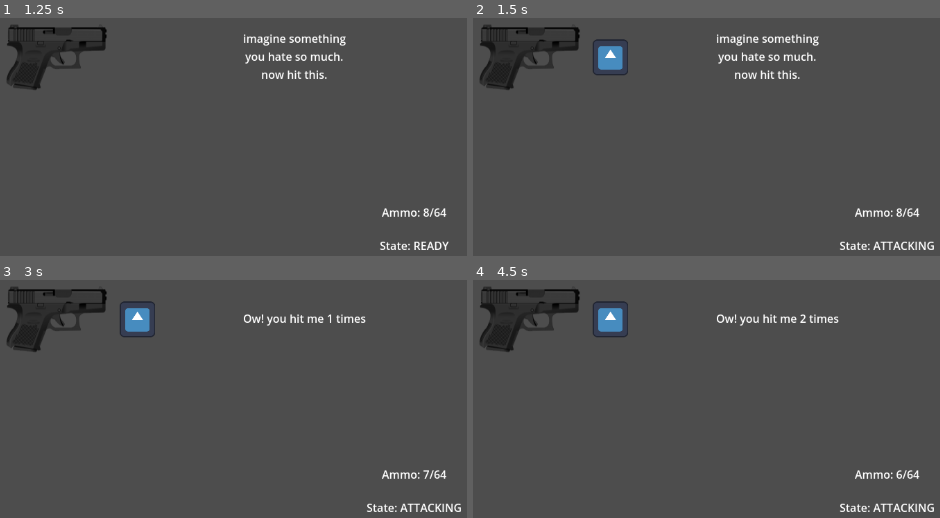
Above: before the commit, frames 1-4 (two rows, left to right).
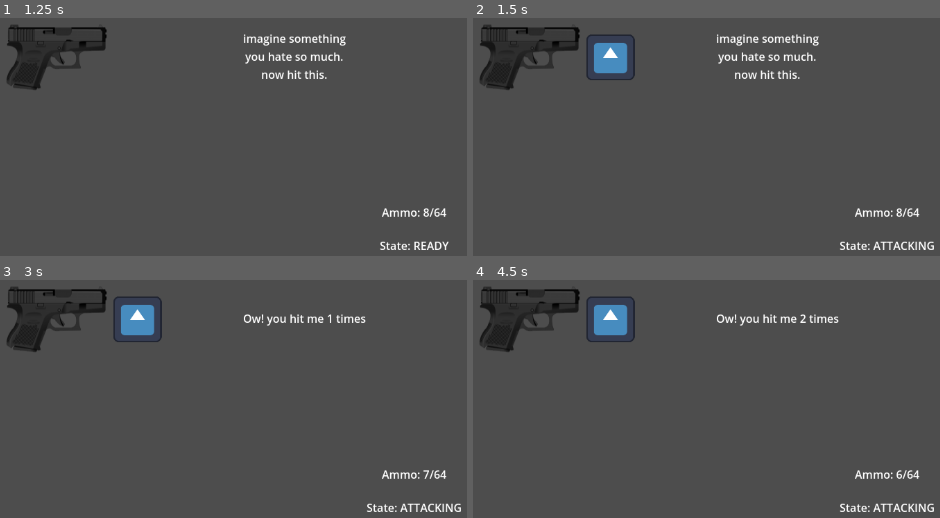
Above: after the commit, the same moments.

Repository: Sparrowworks/Vanguard
Game: Godot game, scene res://test_scene/test_ranged/test_ranged.tscn
Same seed, same stepped clock (60 frames per second), same inputs: the game is played once before the commit and once after it. This scene is started directly instead of the project's main scene. The engine's default icon, where the game draws it, is replaced by a stand-in: a white triangle on a blue panel in a dark square.
Inputs (mouse positions are in pixels of both pictures, inside the frame that each line leads up to):
- Up to frame 1 (1.25 s): tap Enter at 0.5 s; move the mouse to (247, 29) at 0.52 s; tap E (equip) at 0.6 s
- Up to frame 2 (1.5 s): tap Space at 1.25 s; move the mouse to (outside the picture) at 1.27 s; click (outside the picture) at 1.35 s
- Up to frame 3 (3 s): tap Enter at 2 s; move the mouse to (outside the picture) at 2.02 s; tap E (equip) at 2.1 s; tap Space at 2.75 s; move the mouse to (32, 403) at 2.77 s; click (32, 403) at 2.85 s
- Up to frame 4 (4.5 s): tap Enter at 3.5 s; move the mouse to (785, 382) at 3.52 s; tap E (equip) at 3.6 s; tap Space at 4.25 s; move the mouse to (outside the picture) at 4.27 s; click (outside the picture) at 4.35 s

Frame 1 is identical in both runs. In frame 2, 0.8% of the frame differs, in the area x 24-35%, y 7-27%; in frame 3, 0.8%; in frame 4, 0.8%.

Commit message:
projectile inheritance

Diff:
--- a/blueprints/projectile/projectile.tscn
+++ b/blueprints/projectile/projectile.tscn
@@ -4,11 +4,13 @@
 [ext_resource type="Texture2D" uid="uid://7gul8j33i6ft" path="res://icon.svg" id="2_kov32"]
 
 [sub_resource type="RectangleShape2D" id="RectangleShape2D_tkips"]
+size = Vector2(127, 129.5)
 
 [node name="Projectile" type="Area2D"]
 script = ExtResource("1_hwnxt")
 
 [node name="CollisionShape2D" type="CollisionShape2D" parent="."]
+position = Vector2(0, -0.25)
 shape = SubResource("RectangleShape2D_tkips")
 
 [node name="Sprite2D" type="Sprite2D" parent="."]
--- a/weapons/pistol/emissions/fast_pistol_bullet.tscn
+++ b/weapons/pistol/emissions/fast_pistol_bullet.tscn
@@ -1,19 +1,7 @@
-[gd_scene load_steps=3 format=3 uid="uid://dbiichedux50"]
+[gd_scene load_steps=2 format=3 uid="uid://dbiichedux50"]
 
-[ext_resource type="Script" uid="uid://dh1xlqypp0cfv" path="res://weapons/pistol/emissions/pistol_bullet.gd" id="1_02655"]
+[ext_resource type="PackedScene" uid="uid://cp6ask5xmce30" path="res://blueprints/projectile/projectile.tscn" id="1_7v81a"]
 
-[sub_resource type="CapsuleShape2D" id="CapsuleShape2D_f6qaq"]
-
-[node name="Bullet" type="Area2D"]
-script = ExtResource("1_02655")
+[node name="Fast Pistol bullet" instance=ExtResource("1_7v81a")]
 accuracy = 100.0
 speed = 1000
-
-[node name="CollisionShape2D" type="CollisionShape2D" parent="."]
-shape = SubResource("CapsuleShape2D_f6qaq")
-
-[node name="Timer" type="Timer" parent="."]
-one_shot = true
-
-[connection signal="area_entered" from="." to="." method="_on_area_entered"]
-[connection signal="body_entered" from="." to="." method="_on_body_entered"]
--- a/weapons/pistol/emissions/pistol_bullet.gd
+++ /dev/null
@@ -1,7 +0,0 @@
-extends Projectile
-
-func _on_area_entered(_area: Area2D) -> void:
-	queue_free()
-
-func _on_body_entered(_body: Node2D) -> void:
-	queue_free()
--- a/weapons/pistol/emissions/pistol_bullet.tscn
+++ b/weapons/pistol/emissions/pistol_bullet.tscn
@@ -1,27 +1,14 @@
-[gd_scene load_steps=4 format=3 uid="uid://b3e6i42bqdrf2"]
+[gd_scene load_steps=2 format=3 uid="uid://cp0jfd6t3wa6l"]
 
-[ext_resource type="Script" uid="uid://dh1xlqypp0cfv" path="res://weapons/pistol/emissions/pistol_bullet.gd" id="1_c338n"]
-[ext_resource type="Texture2D" uid="uid://7gul8j33i6ft" path="res://icon.svg" id="2_xdf8d"]
+[ext_resource type="PackedScene" uid="uid://cp6ask5xmce30" path="res://blueprints/projectile/projectile.tscn" id="1_0e8gp"]
 
-[sub_resource type="CapsuleShape2D" id="CapsuleShape2D_f6qaq"]
-radius = 26.0
-height = 66.0
-
-[node name="Bullet" type="Area2D"]
-script = ExtResource("1_c338n")
+[node name="Pistol bullet" instance=ExtResource("1_0e8gp")]
+scale = Vector2(0.544319, 0.52)
 accuracy = 1.0
 speed = 1000
 
-[node name="CollisionShape2D" type="CollisionShape2D" parent="."]
-shape = SubResource("CapsuleShape2D_f6qaq")
+[node name="CollisionShape2D" parent="." index="0"]
+position = Vector2(-0.5, -0.5)
 
-[node name="Timer" type="Timer" parent="."]
-one_shot = true
-
-[node name="Sprite2D" type="Sprite2D" parent="."]
-scale = Vector2(0.4, 0.4)
-texture = ExtResource("2_xdf8d")
-
-[connection signal="area_entered" from="." to="." method="_on_area_entered"]
-[connection signal="body_entered" from="." to="." method="_on_body_entered"]
-[connection signal="timeout" from="Timer" to="." method="_on_timer_timeout"]
+[node name="Timer" parent="." index="2"]
+wait_time = 10.0
Not shown, removed: weapons/pistol/emissions/pistol_bullet.gd.uid
